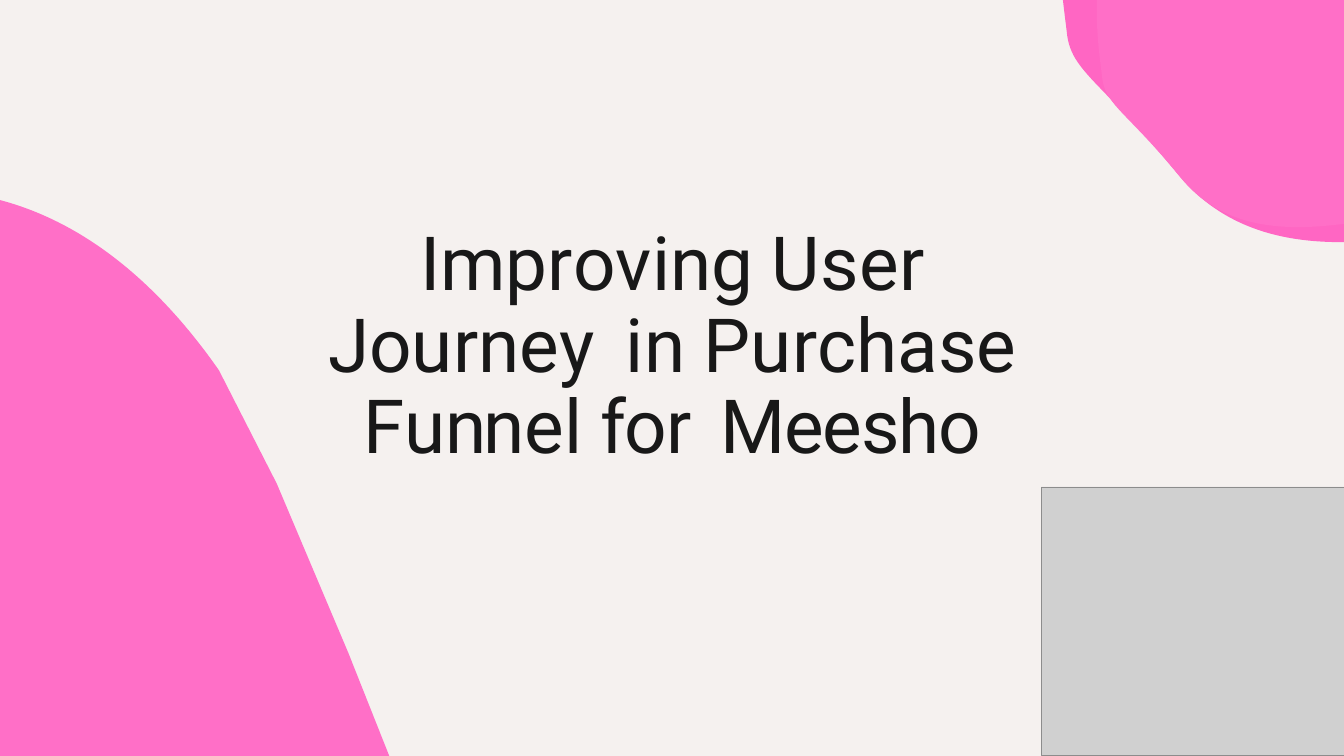
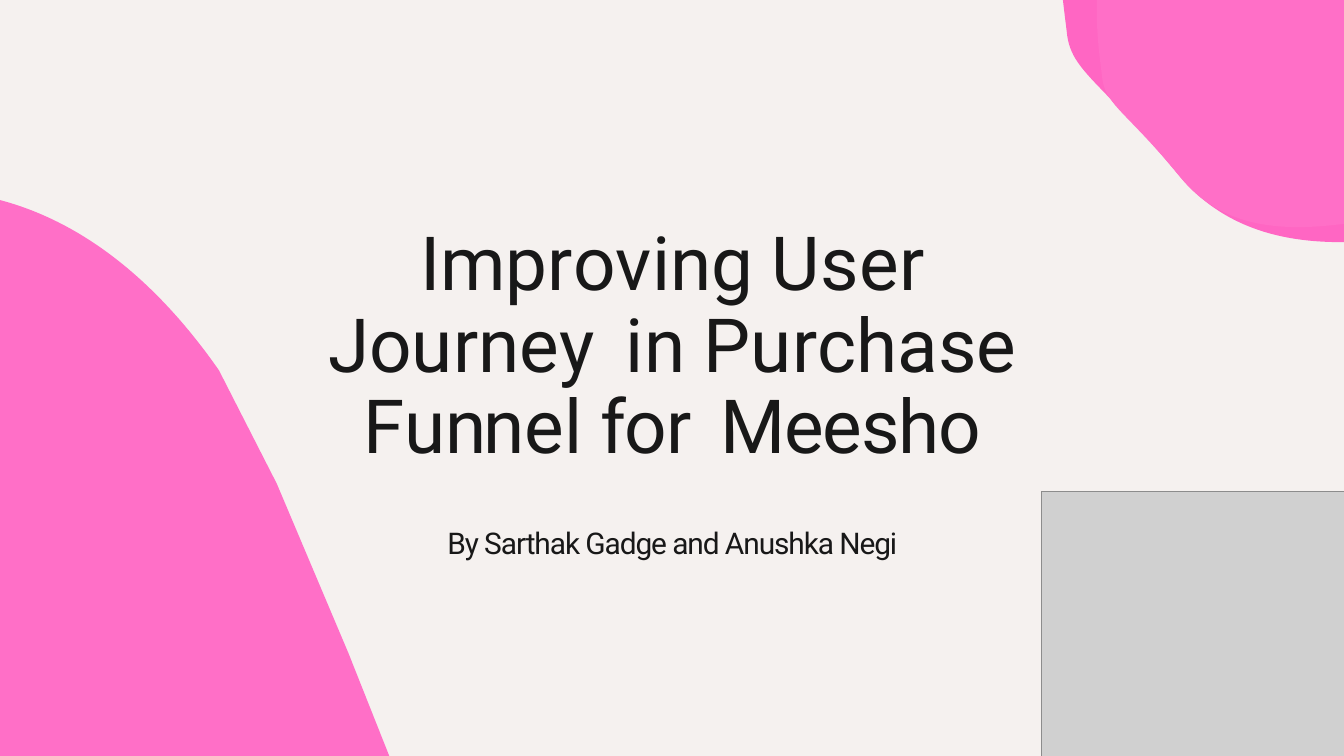
Before and after one commit to a-nush-kaa/MEESHO, a slide deck: slide 1 of MEESHO.pptx. Drawn at 1344x756 pixels with LibreOffice and Linux fonts; fonts in the diff are those of the drawing; grey boxes stand for pictures. Boxes give left, top, right and bottom in pixels: in the first picture for what was removed or moved away, otherwise in the second. Text is boxed around its words. In the diff, an @@ line names an element or a change of style, - is before the commit and + after.

```diff
--- a/MEESHO.pptx
+++ b/MEESHO.pptx
@@ picture: place and size @@
-picture at [1042,487,1344,756]
+picture at [1042,492,1344,756]
@@ text at [447,531,897,561]: paragraph added @@
+By Sarthak Gadge and Anushka Negi
```
